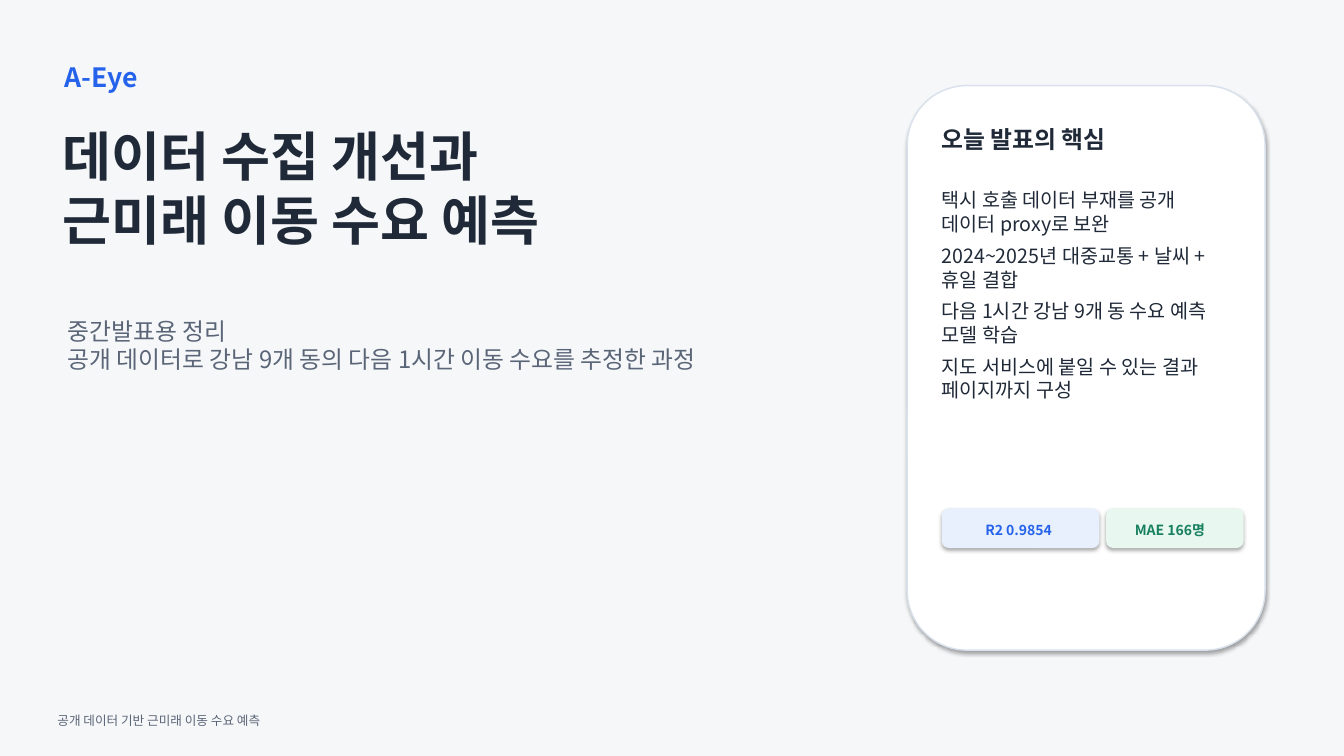
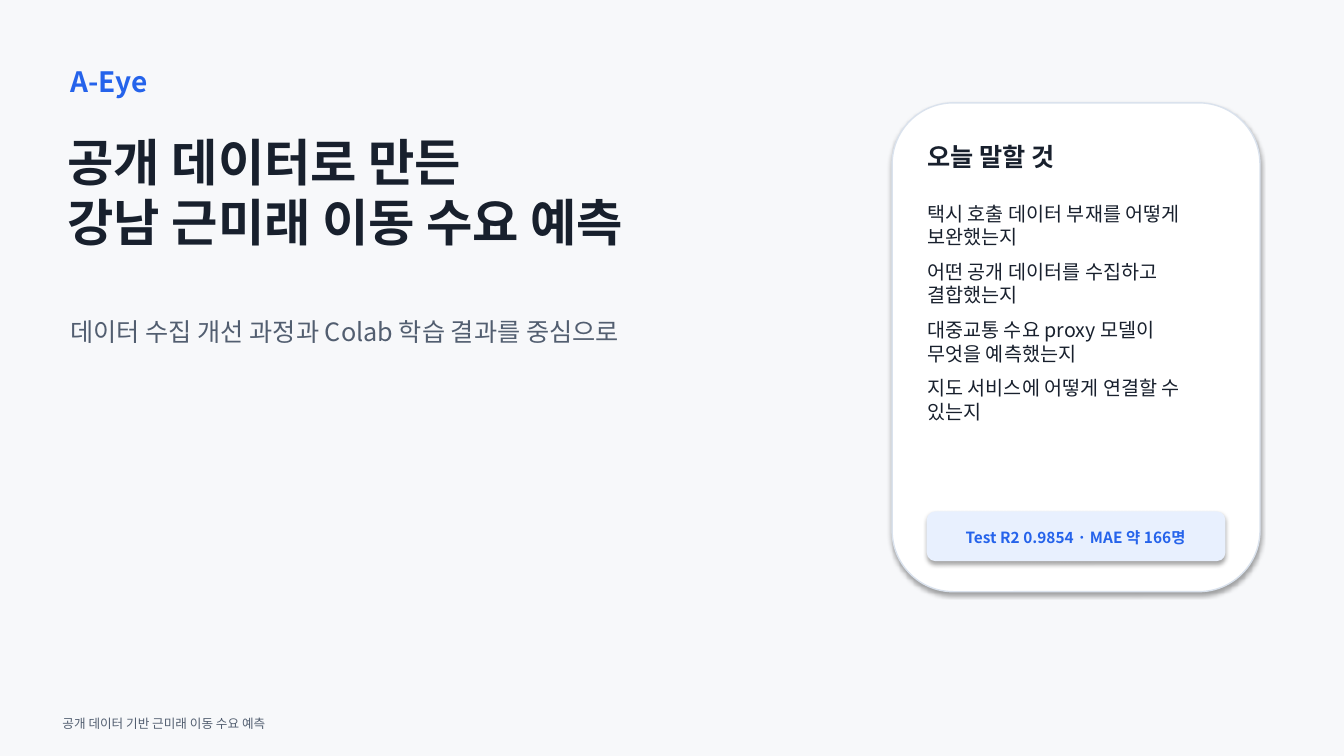
Before and after one commit to kimcanal/yeoksam-taxi, a slide deck: slide 1 of public/a-eye-presentation/A-Eye_midterm_data_collection_forecast.pptx. Drawn at 1344x756 pixels with LibreOffice and Linux fonts; fonts in the diff are those of the drawing. Boxes give left, top, right and bottom in pixels: in the first picture for what was removed or moved away, otherwise in the second. Text is boxed around its words. In the diff, an @@ line names an element or a change of style, - is before the commit and + after.

```diff
--- a/public/a-eye-presentation/A-Eye_midterm_data_collection_forecast.pptx
+++ b/public/a-eye-presentation/A-Eye_midterm_data_collection_forecast.pptx
@@ background #F6F7F9 to #F7F8FA @@
@@ text "A-Eye" at (71, 71, 148, 99): size 19 to 20 pt @@
@@ rounded rectangle: place and size @@
-rounded rectangle at (907, 86, 1265, 650)
+rounded rectangle at (892, 103, 1260, 592)
@@ rounded rectangle at (892, 103, 1260, 592): outline #D8E1EC 1 pt to #DAE2ED 1 pt @@
@@ text at (68, 138, 624, 246): text changed; size 38 to 36 pt; text colour #1F2937 to #18202D @@
-데이터 수집 개선과
-근미래 이동 수요 예측
+공개 데이터로 만든
+강남 근미래 이동 수요 예측
@@ text at (927, 144, 1055, 168): text changed; size 17 to 18 pt; text colour #1F2937 to #18202D @@
-오늘 발표의 핵심
+오늘 말할 것
@@ text at (927, 204, 1180, 421): text changed; text colour #1F2937 to #18202D @@
-택시 호출 데이터 부재를 공개 데이터 proxy로 보완
-2024~2025년 대중교통 + 날씨 + 휴일 결합
-다음 1시간 강남 9개 동 수요 예측 모델 학습
-지도 서비스에 붙일 수 있는 결과 페이지까지 구성
+택시 호출 데이터 부재를 어떻게 보완했는지
+어떤 공개 데이터를 수집하고 결합했는지
+대중교통 수요 proxy 모델이 무엇을 예측했는지
+지도 서비스에 어떻게 연결할 수 있는지
@@ text at (71, 320, 619, 343): text changed; size 17 to 18 pt; text colour #5A6577 to #525E70 @@
-중간발표용 정리
-공개 데이터로 강남 9개 동의 다음 1시간 이동 수요를 추정한 과정
+데이터 수집 개선 과정과 Colab 학습 결과를 중심으로
@@ rounded rectangle removed at (1107, 509, 1243, 547) @@
@@ rounded rectangle: place and size @@
-rounded rectangle at (943, 509, 1099, 547)
+rounded rectangle at (928, 512, 1225, 561)
@@ text at (966, 530, 1186, 545): text changed; size 10 to 11 pt @@
-R2 0.9854
+Test R2 0.9854 · MAE 약 166명
@@ text removed at (1135, 523, 1205, 537) @@
-MAE 166명
@@ text "공개 데이터 기반 근미래 이동 ..." at (62, 717, 265, 729): text colour #5A6577 to #525E70 @@
```
Also in this commit, not shown: 5 other slides changed, 1 slide added, 5 slides removed.
